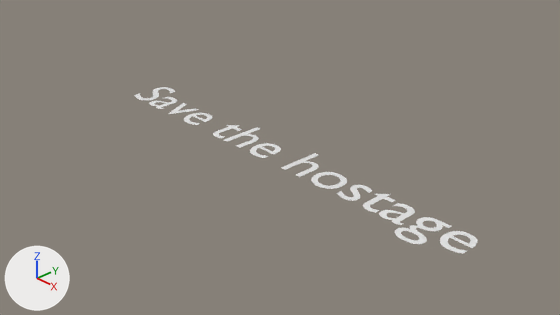
The Blender file Assets/TextModels/Hostage.blend: old version first, new version second.
Camera for both pictures: the file's camera 'Camera'. The lights are fixed; the arrows at lower left show +X, +Y and +Z. Text is drawn in Blender's own font.

In view in the first picture: 'Text'.
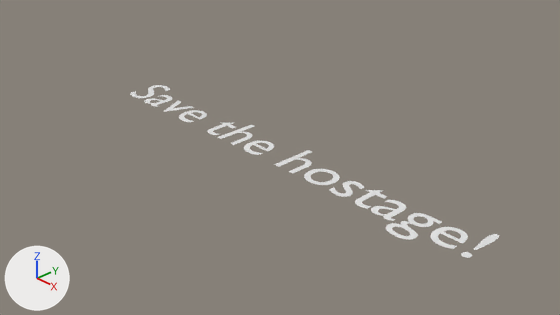
Pixel boxes [x1, y1, x2, y2] of what changed, in the pictures (560 x 315 px):
'Text', text changed: before [135, 87, 477, 254]; after [130, 85, 499, 258]

The change in detail:
In text 'Text' (txt_text), body goes from 'Save the hostage' to 'Save the hostage!'.
